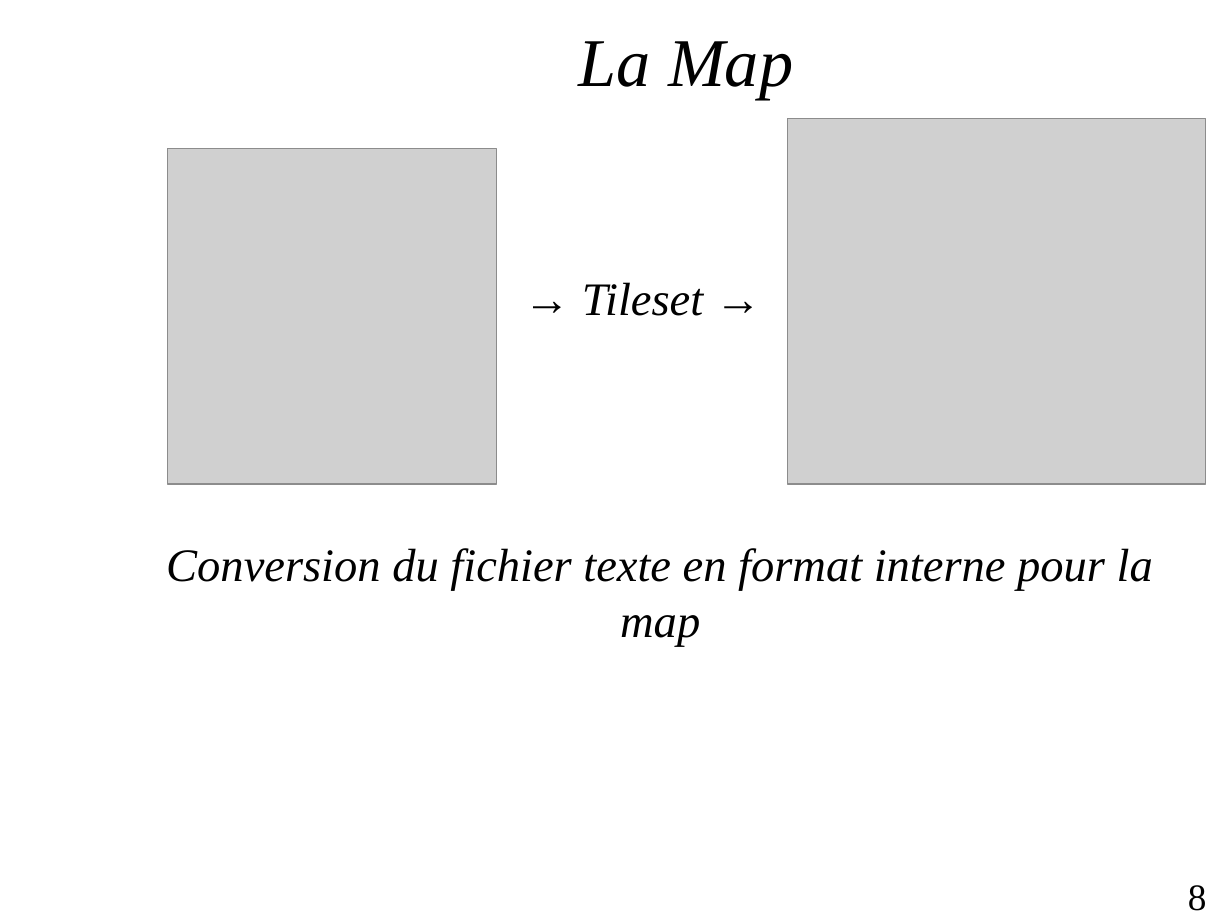
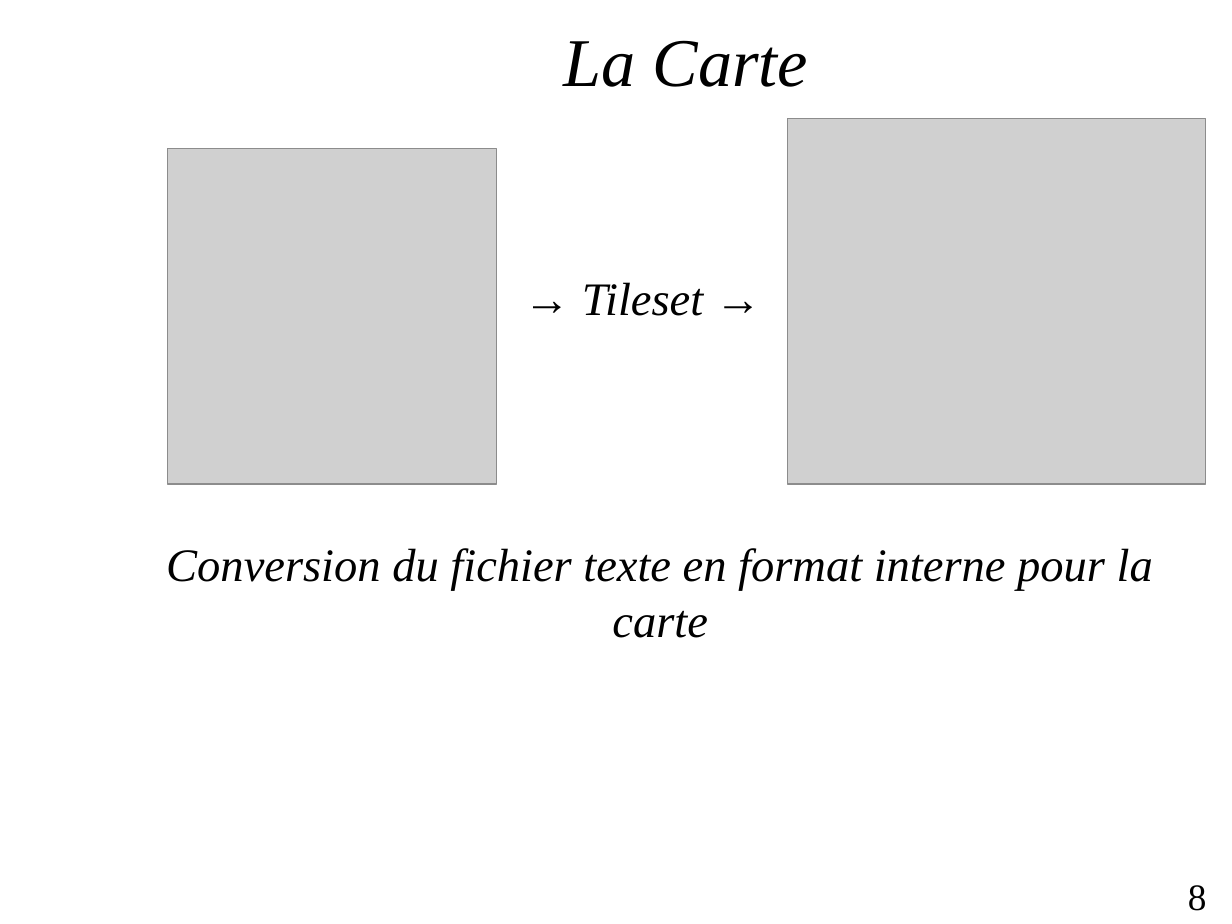
Before and after one commit to Mialus/towerDefense, a slide deck: slide 8 of Orale.odp. Drawn at 1232x924 pixels with LibreOffice and Linux fonts; fonts in the diff are those of the drawing; grey boxes stand for pictures; background and template pictures are left out. Boxes give left, top, right and bottom in pixels: in the first picture for what was removed or moved away, otherwise in the second. Text is boxed around its words. In the diff, an @@ line names an element or a change of style, - is before the commit and + after.

```diff
--- a/Orale.odp
+++ b/Orale.odp
@@ title at [564, 40, 808, 87]: text changed @@
-La Map
+La Carte
@@ title at [166, 548, 1153, 638]: text changed @@
-Conversion du fichier texte en format interne pour la map
+Conversion du fichier texte en format interne pour la carte
```
Also in this commit, not shown: 8 other slides changed, 1 slide added, 4 other files.
